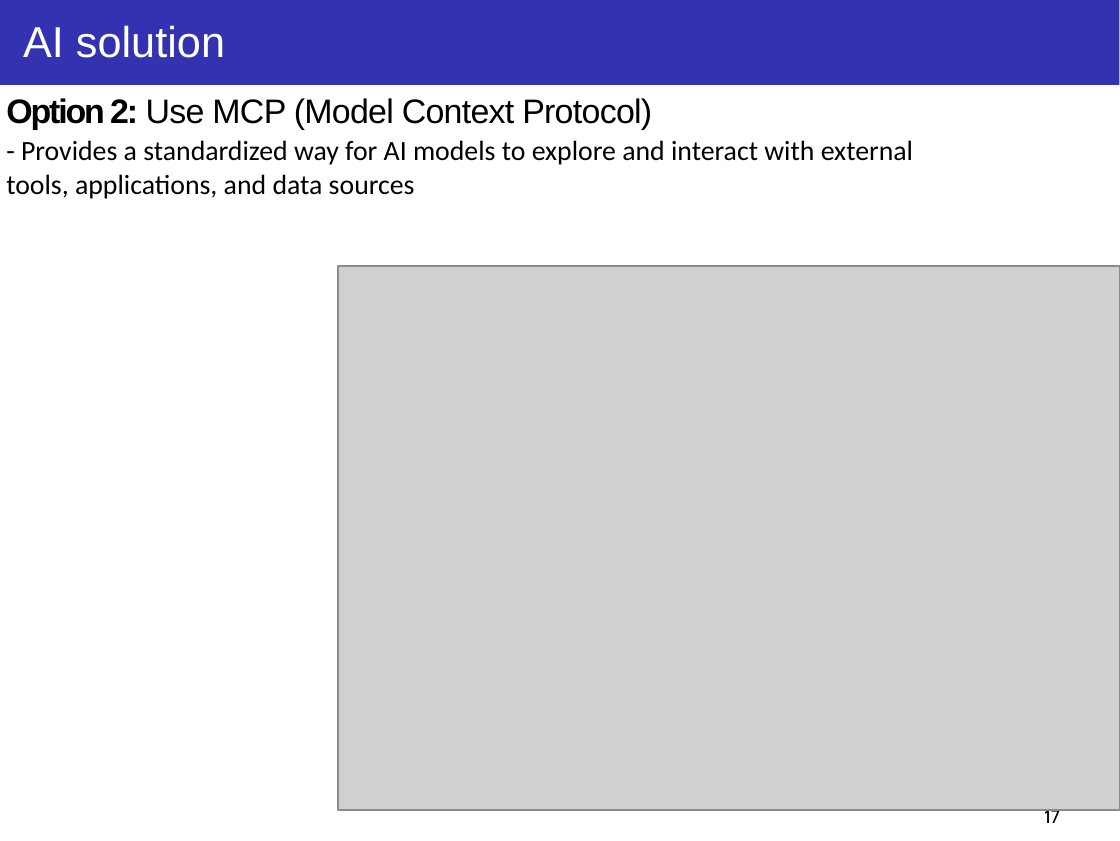
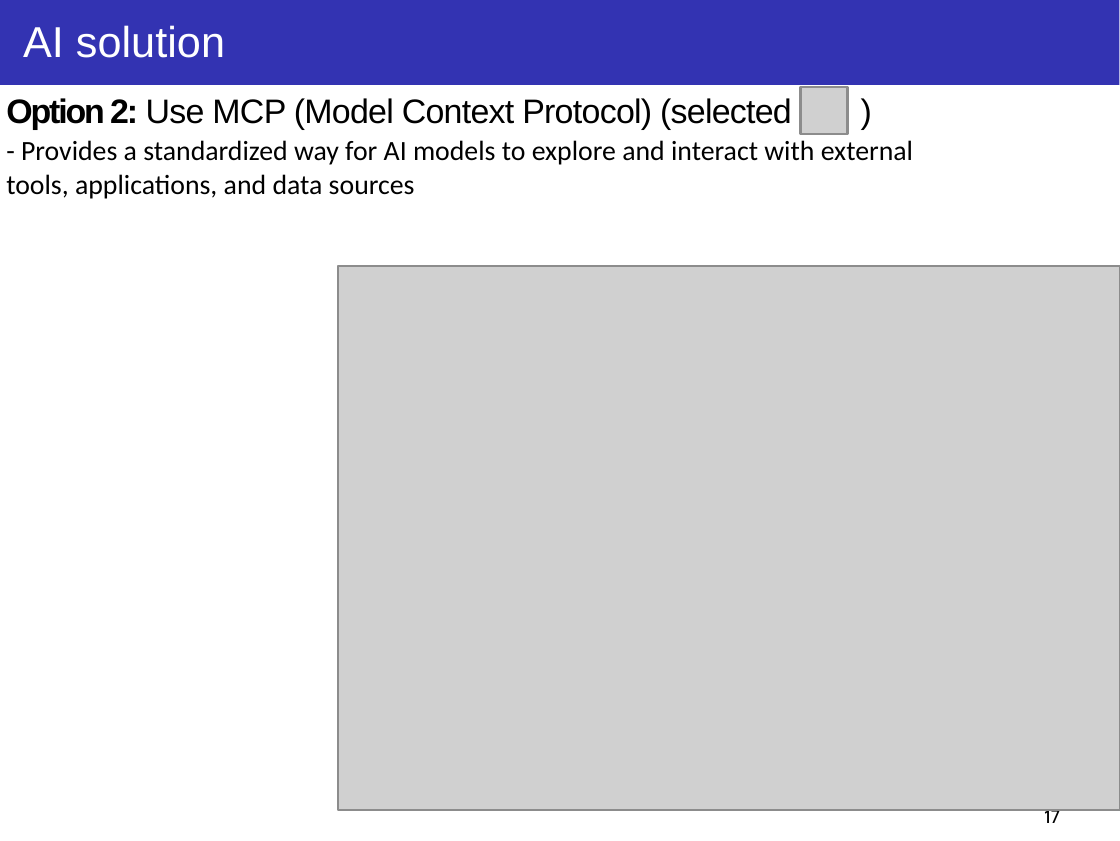
Before and after one commit to taikt/codefun, a slide deck: slide 17 of deepl/code_guard/doc/Code-Guard.pptx. Drawn at 1120x841 pixels with LibreOffice and Linux fonts; fonts in the diff are those of the drawing; grey boxes stand for pictures. Boxes give left, top, right and bottom in pixels: in the first picture for what was removed or moved away, otherwise in the second. Text is boxed around its words. In the diff, an @@ line names an element or a change of style, - is before the commit and + after.

```diff
--- a/deepl/code_guard/doc/Code-Guard.pptx
+++ b/deepl/code_guard/doc/Code-Guard.pptx
@@ picture added at <box>800,87,847,133</box> @@
@@ text at <box>6,98,792,130</box>: text changed @@
-Option 2: Use MCP (Model Context Protocol)
+Option 2: Use MCP (Model Context Protocol) (selected )
```
Also in this commit, not shown: 17 other slides changed.
